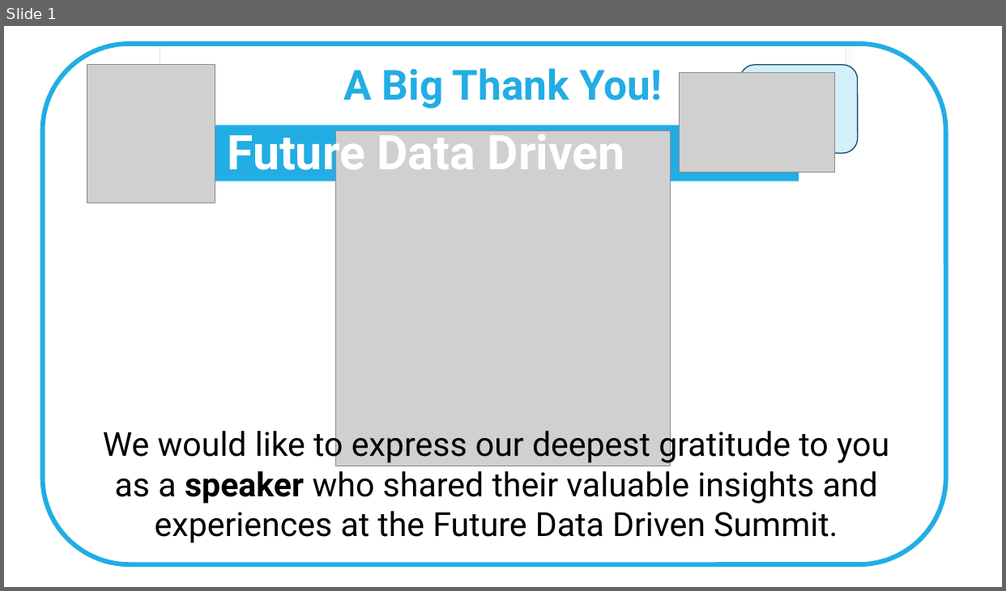
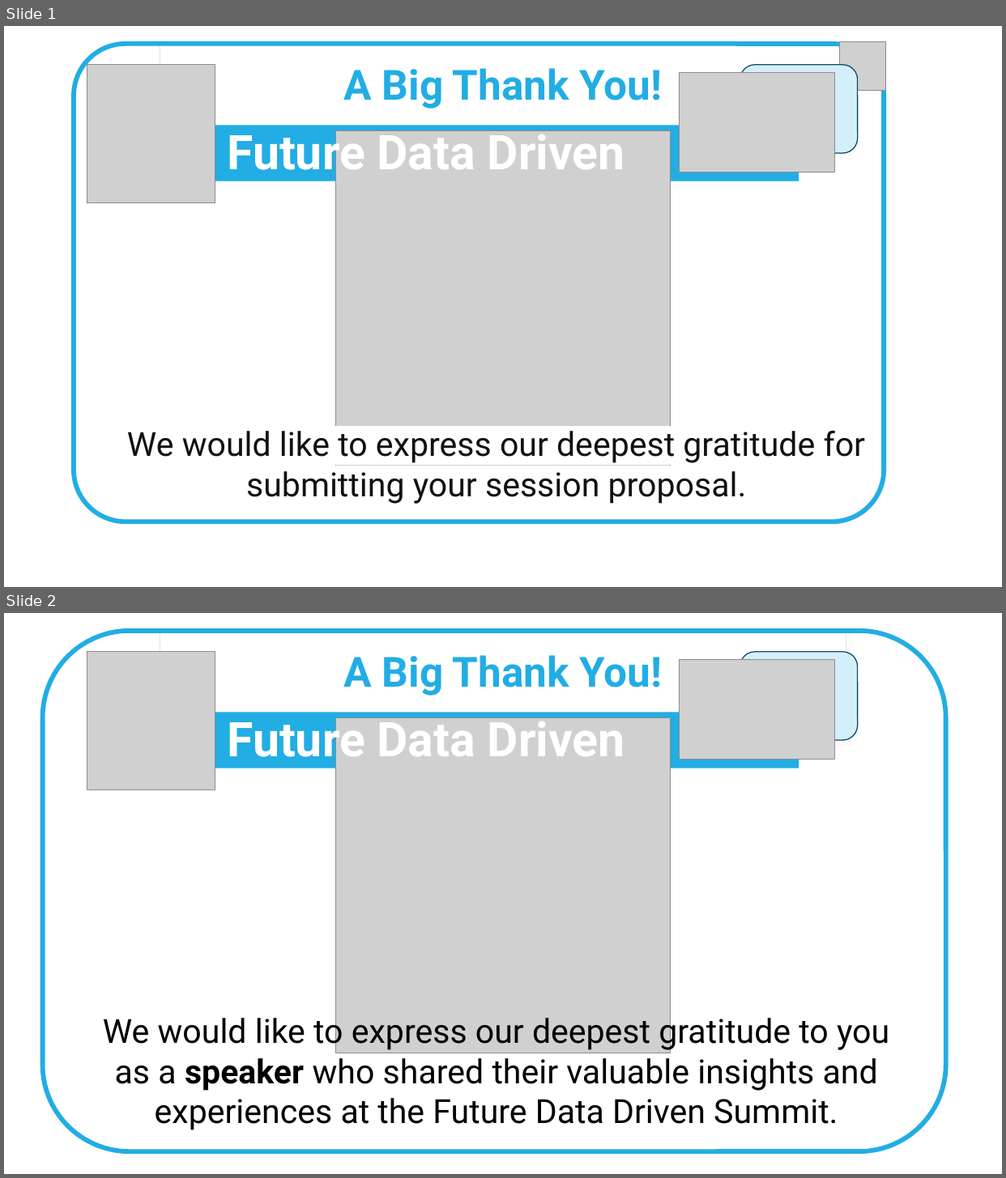
Before and after one commit to bigdatadriven/-fdd, a slide deck: FutureDataDriven2023/Thanks images.pptx. Shown one above the other, each under a label of ours: slide 1 before the commit, slides 1 and 2 after it. The pictures are 1006x591 and 1006x1178 pixels, drawn with LibreOffice and Linux fonts; fonts in the diff are those of the drawing; grey boxes stand for pictures. Boxes give left, top, right and bottom in pixels: in the first picture for what was removed or moved away, otherwise in the second. Text is boxed around its words. In the diff, an @@ line names an element or a change of style, - is before the commit and + after.

Commit message:
New thanks image

```diff
--- a/FutureDataDriven2023/Thanks images.pptx
+++ b/FutureDataDriven2023/Thanks images.pptx
@@ slide 1 added at [4, 26, 1002, 587], background #FFFFFF; not listed: 2 template elements that a slide beside it also shows @@
@@ rectangle added at [4, 26, 1002, 587], fill #FFFFFF @@
@@ rounded rectangle added at [74, 44, 884, 523], outline #22ADE4 4.5 pt @@
@@ rectangle added at [160, 44, 846, 153], fill #FFFFFF, outline #E5E3F1 1 pt @@
@@ picture added at [839, 41, 886, 90] @@
@@ picture added at [87, 64, 215, 203] @@
@@ title added at [344, 68, 663, 109], 40 pt, text #22ADE4, bold @@
+A Big Thank You!
@@ picture added at [680, 72, 835, 173] @@
@@ rounded rectangle added at [740, 65, 858, 153], fill #D3EFFA, outline #0F4C64 1 pt @@
@@ rounded rectangle added at [207, 125, 799, 181], fill #22ADE4 @@
@@ text added at [227, 125, 625, 181], 46 pt, text #FFFFFF, bold @@
+Future Data Driven
@@ picture added at [335, 130, 671, 466] @@
@@ text added at [127, 430, 866, 504], 32 pt, text #111111 @@
+We would like to express our deepest gratitude for submitting your session proposal.
@@ what was slide 1 is now slide 2 @@
```
Also in this commit, not shown: 1 other file.
